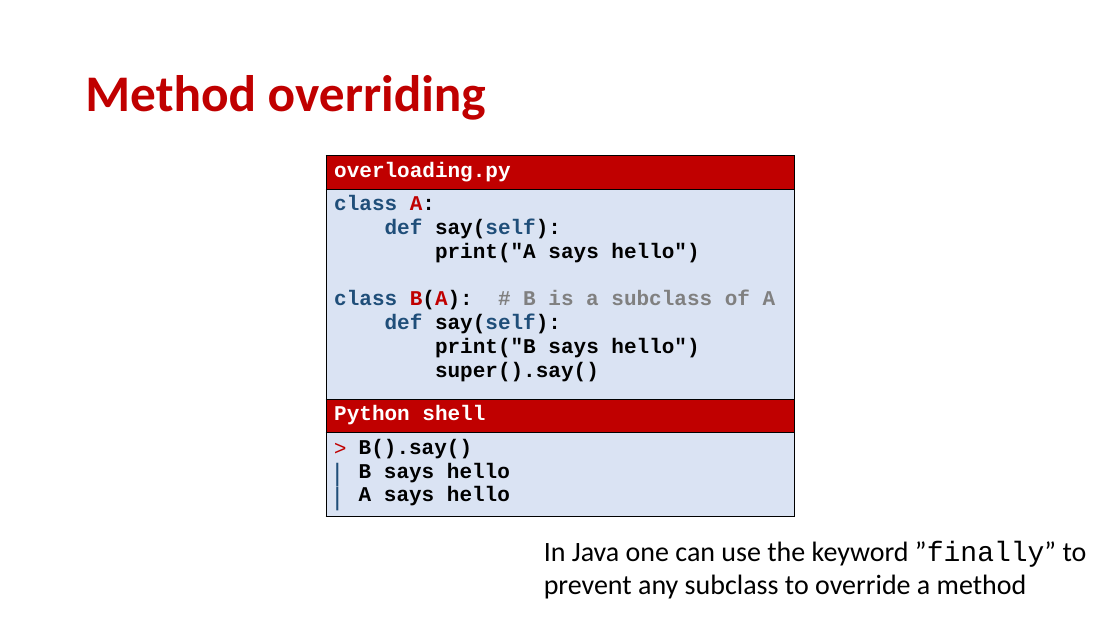
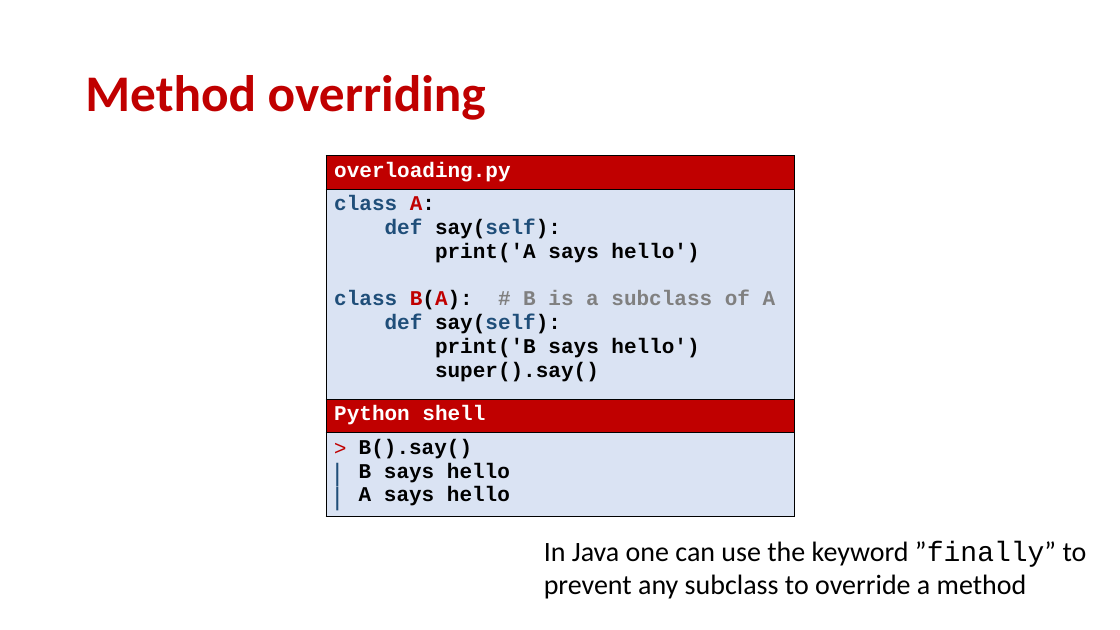
Before and after one commit to gsbrodal/gsbrodal.github.io, a slide deck: slide 10 of ipsa/slides/hierarchies.pptx. Drawn at 1120x630 pixels with LibreOffice and Linux fonts; fonts in the diff are those of the drawing. Boxes give left, top, right and bottom in pixels: in the first picture for what was removed or moved away, otherwise in the second. Text is boxed around its words. In the diff, an @@ line names an element or a change of style, - is before the commit and + after.

Commit message:
class hierarchies slides

```diff
--- a/ipsa/slides/hierarchies.pptx
+++ b/ipsa/slides/hierarchies.pptx
@@ table at [326, 155, 795, 517] @@
@@ row 2, column 1: "class A: / def say(self): / print("A says hello") / class B(A): # B is a subclass of A / def say(self): / print("B says hello") / super().say()" to "class A: / def say(self): / print('A says hello') / class B(A): # B is a subclass of A / def say(self): / print('B says hello') / super().say()" @@
```
Also in this commit, not shown: 2 other slides changed, 3 other files.
